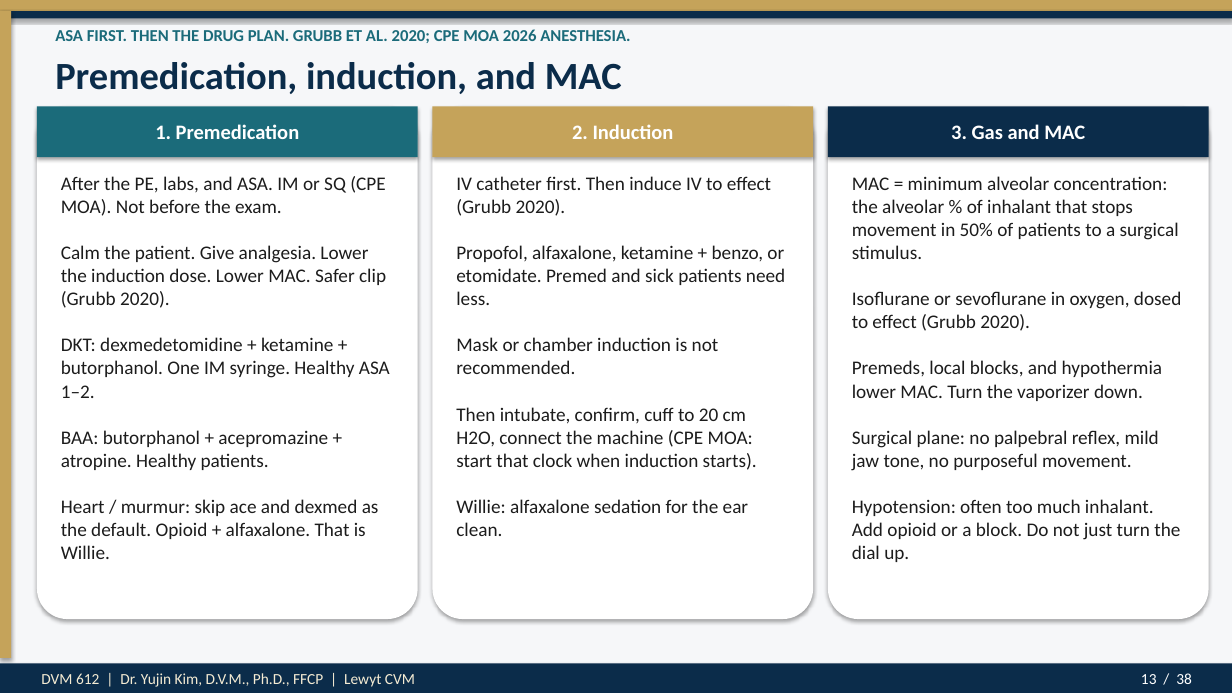
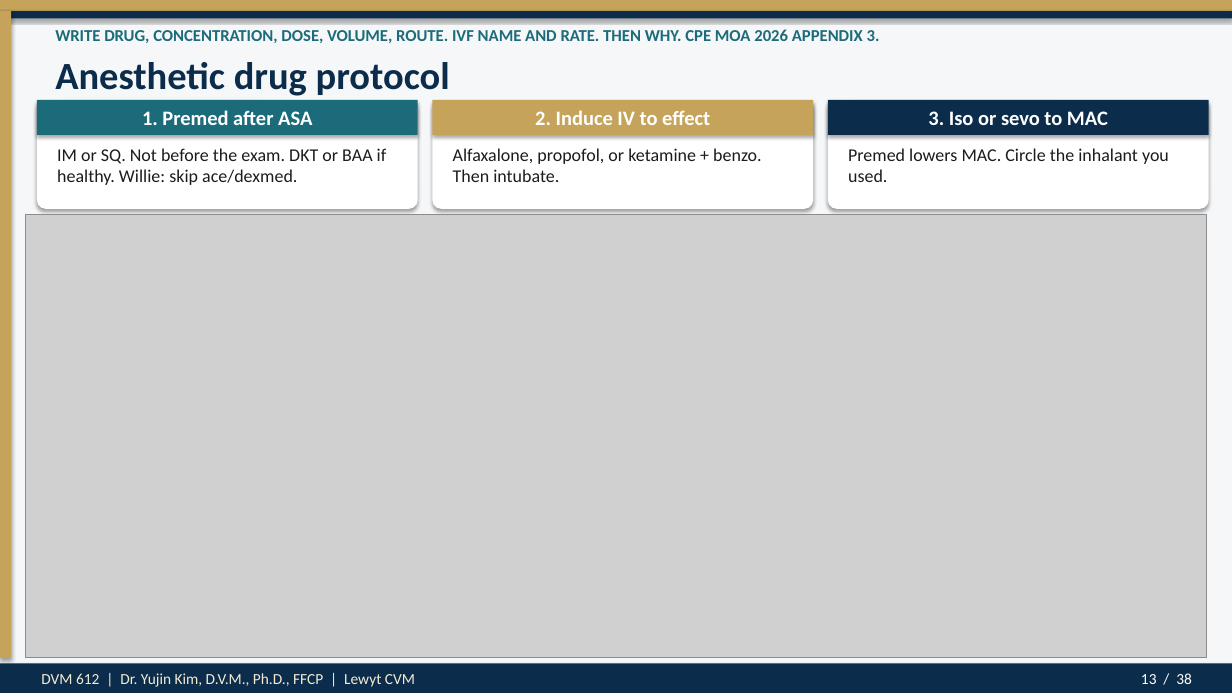
Before and after one commit to drkimvet/happycare, a slide deck: slide 13 of lectures/DVM-612_Week4_Preop_PatientPrep_Postop.pptx. Drawn at 1232x693 pixels with LibreOffice and Linux fonts; fonts in the diff are those of the drawing; grey boxes stand for pictures. Boxes give left, top, right and bottom in pixels: in the first picture for what was removed or moved away, otherwise in the second. Text is boxed around its words. In the diff, an @@ line names an element or a change of style, - is before the commit and + after.

```diff
--- a/lectures/DVM-612_Week4_Preop_PatientPrep_Postop.pptx
+++ b/lectures/DVM-612_Week4_Preop_PatientPrep_Postop.pptx
@@ text at (55,29,880,43): text changed @@
-ASA FIRST. THEN THE DRUG PLAN. GRUBB ET AL. 2020; CPE MOA 2026 ANESTHESIA.
+WRITE DRUG, CONCENTRATION, DOSE, VOLUME, ROUTE. IVF NAME AND RATE. THEN WHY. CPE MOA 2026 APPENDIX 3.
@@ text at (55,62,450,96): text changed @@
-Premedication, induction, and MAC
+Anesthetic drug protocol
@@ rectangle: place and size @@
-rectangle at (37,106,418,157)
+rectangle at (37,100,418,135)
@@ rounded rectangle removed at (37,106,418,619) @@
@@ rounded rectangle added at (37,100,418,209), fill #FFFFFF @@
@@ text at (142,110,312,125): text changed @@
-1. Premedication
+1. Premed after ASA
@@ rectangle: place and size @@
-rectangle at (433,106,813,157)
+rectangle at (433,100,813,135)
@@ rounded rectangle removed at (433,106,813,619) @@
@@ rounded rectangle added at (433,100,813,209), fill #FFFFFF @@
@@ text at (535,110,710,125): text changed @@
-2. Induction
+2. Induce IV to effect
@@ rectangle: place and size @@
-rectangle at (828,106,1209,157)
+rectangle at (828,100,1209,135)
@@ rounded rectangle removed at (828,106,1209,619) @@
@@ rounded rectangle added at (828,100,1209,209), fill #FFFFFF @@
@@ text at (928,111,1108,125): text changed @@
-3. Gas and MAC
+3. Iso or sevo to MAC
@@ text added at (57,148,387,185), 14 pt, text #1C1C1C @@
+IM or SQ. Not before the exam. DKT or BAA if healthy. Willie: skip ace/dexmed.
@@ text added at (453,148,762,182), 14 pt, text #1C1C1C @@
+Alfaxalone, propofol, or ketamine + benzo. Then intubate.
@@ text added at (848,148,1169,182), 14 pt, text #1C1C1C @@
+Premed lowers MAC. Circle the inhalant you used.
@@ text removed at (61,176,390,559) @@
-After the PE, labs, and ASA. IM or SQ (CPE MOA). Not before the exam.
-Calm the patient. Give analgesia. Lower the induction dose. Lower MAC. Safer clip (Grubb 2020).
-DKT: dexmedetomidine + ketamine + butorphanol. One IM syringe. Healthy ASA 1–2.
-BAA: butorphanol + acepromazine + atropine. Healthy patients.
-Heart / murmur: skip ace and dexmed as the default. Opioid + alfaxalone. That is Willie.
@@ text removed at (456,176,785,536) @@
-IV catheter first. Then induce IV to effect (Grubb 2020).
-Propofol, alfaxalone, ketamine + benzo, or etomidate. Premed and sick patients need less.
-Mask or chamber induction is not recommended.
-Then intubate, confirm, cuff to 20 cm H2O, connect the machine (CPE MOA: start that clock when induction starts).
-Willie: alfaxalone sedation for the ear clean.
@@ text removed at (852,176,1181,562) @@
-MAC = minimum alveolar concentration: the alveolar % of inhalant that stops movement in 50% of patients to a surgical stimulus.
-Isoflurane or sevoflurane in oxygen, dosed to effect (Grubb 2020).
-Premeds, local blocks, and hypothermia lower MAC. Turn the vaporizer down.
-Surgical plane: no palpebral reflex, mild jaw tone, no purposeful movement.
-Hypotension: often too much inhalant. Add opioid or a block. Do not just turn the dial up.
@@ picture added at (26,214,1207,658) @@
```
Also in this commit, not shown: 2 other slides changed, 5 other files.
